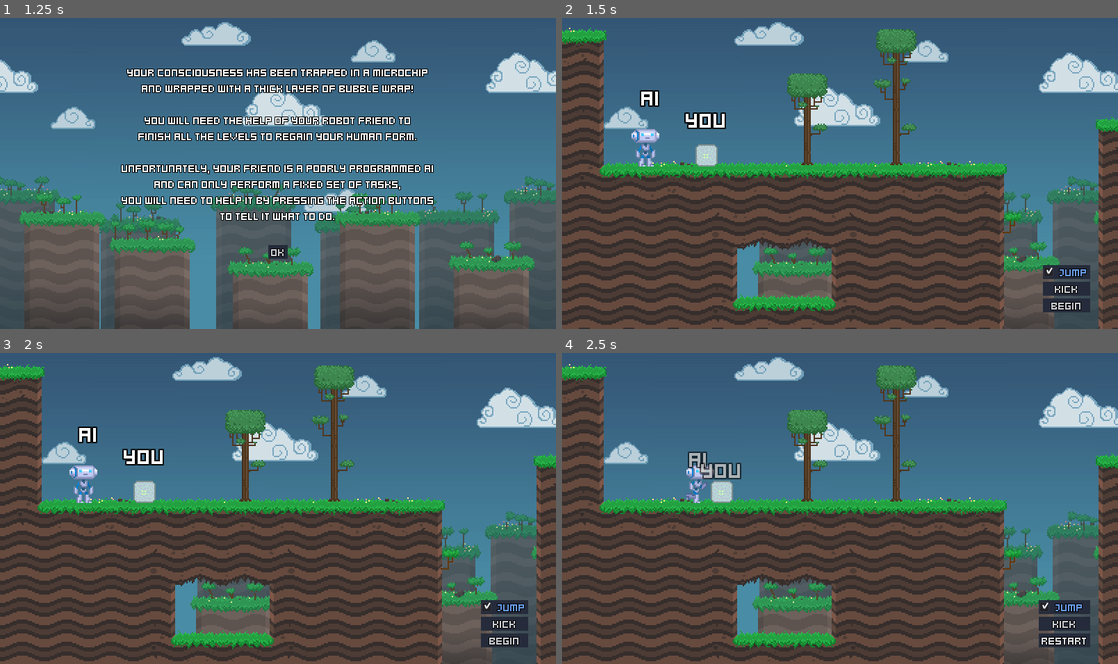
Above: before the commit, frames 1-4 (two rows, left to right).
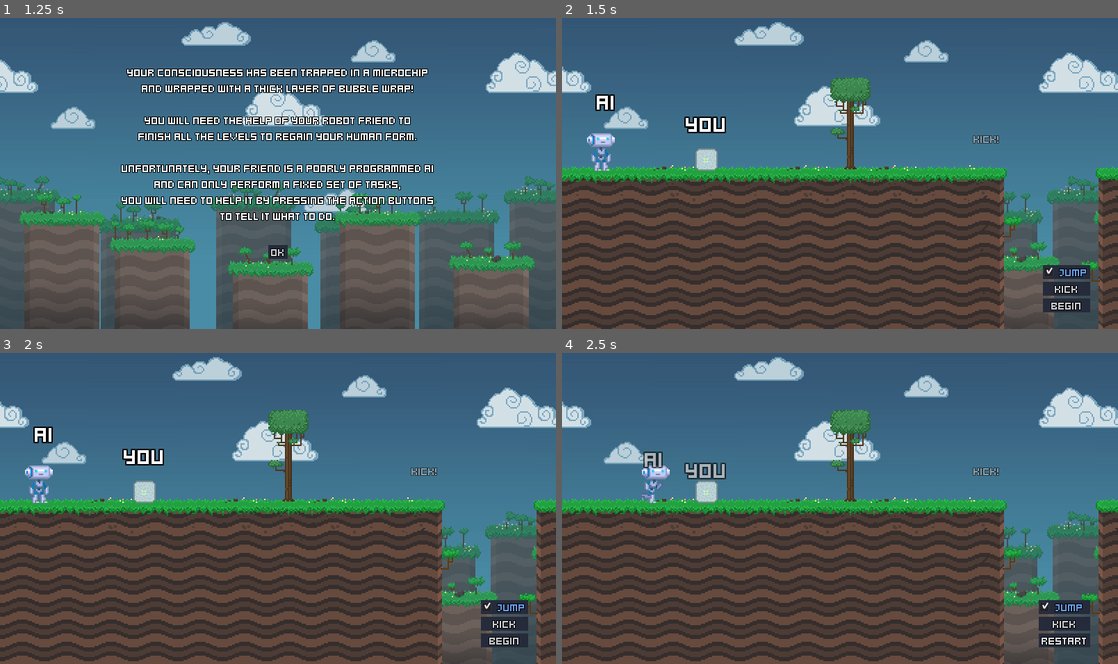
Above: after the commit, the same moments.

Repository: HexagonNico/Project-Wowie4
Game: Godot game, scene res://assets/main.tscn
Same seed, same stepped clock (60 frames per second), same inputs: the game is played once before the commit and once after it.
Inputs:
- Up to frame 1 (1.25 s): click "Play" at 0.5 s
- Up to frame 2 (1.5 s): click "OK" at 1.25 s
- Up to frame 3 (2 s): no input
- Up to frame 4 (2.5 s): click "Begin" at 2 s

Frame 1 is identical in both runs. In frame 2, 29% of the frame differs, in the area x 0-100%, y 3-100%; in frame 3, 13%; in frame 4, 13%.

Commit message:
Fixed game starting at level 1 instead of level 0

Diff:
--- a/assets/wall_of_text/wall_of_text.tscn
+++ b/assets/wall_of_text/wall_of_text.tscn
@@ -4,7 +4,7 @@
 [ext_resource path="res://assets/ui/theme.tres" type="Theme" id=2]
 [ext_resource path="res://assets/background/parallax_background_2.tscn" type="PackedScene" id=3]
 [ext_resource path="res://assets/wall_of_text/wall_of_text.gd" type="Script" id=4]
-[ext_resource path="res://assets/levels/level1.tscn" type="PackedScene" id=5]
+[ext_resource path="res://assets/levels/level0.tscn" type="PackedScene" id=5]
 
 [node name="WallOfText" type="Node"]
 script = ExtResource( 4 )
